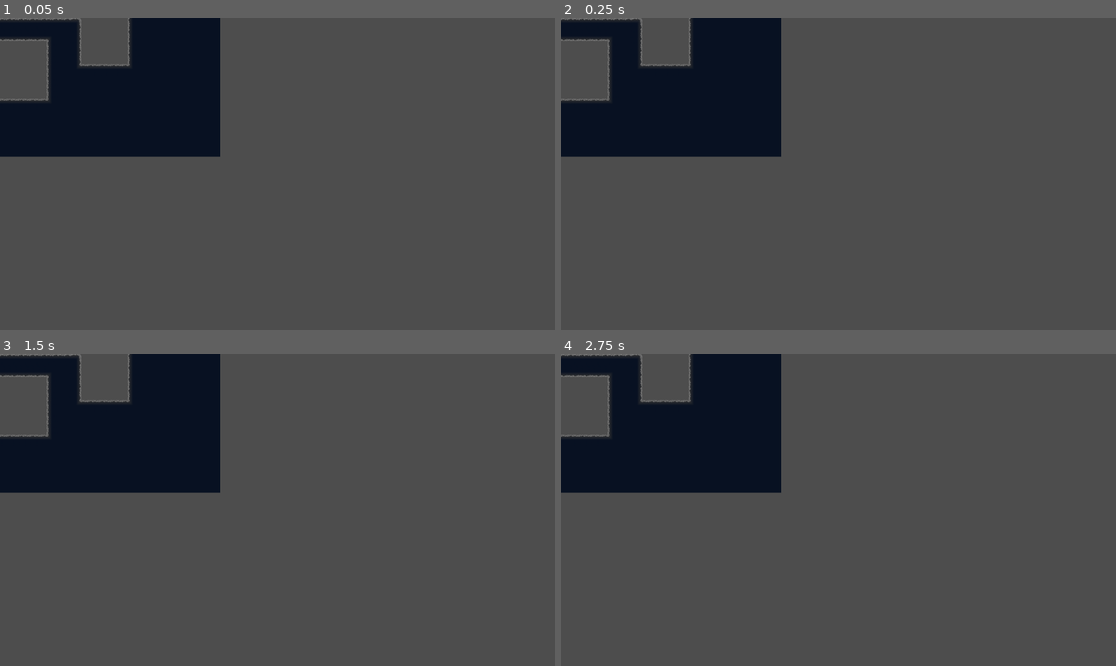
Above: before the commit, frames 1-4 (two rows, left to right).
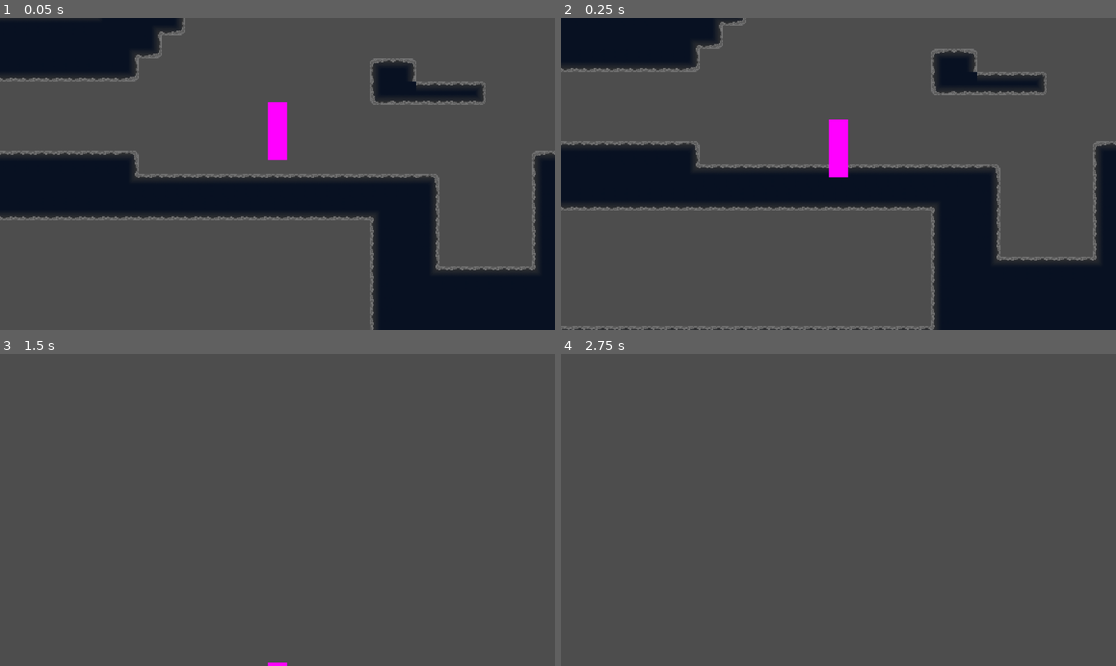
Above: after the commit, the same moments.

Repository: thebrightspark/PirateJam16-Game
Game: Godot game, scene res://Levels/main_test.tscn
Two runs of this game, one before a commit and one after it. Both use one fixed random seed, a clock stepped at 60 frames per second and the inputs below. Before the commit the project has no main scene; this scene is started directly in both runs.
Inputs:
- Up to frame 1 (0.05 s): no input
- Up to frame 2 (0.25 s): no input
- Up to frame 3 (1.5 s): hold D (Right, bound only after the commit) from 0.53 s (still down); tap Space (Jump, bound only after the commit) at 0.6, 0.77, 1.07, 1.35 s
- Up to frame 4 (2.75 s): tap Space (Jump, bound only after the commit) at 1.52, 1.82, 2.1 s; tap Enter at 2 s; release D (Right, bound only after the commit) at 2.03 s; hold A (Left, bound only after the commit) from 2.03 s (still down)

The runs differ from the first frame. In frame 1, 39% of the frame differs, in the area x 0-100%, y 0-100%; in frame 2, 39%; in frame 3, 15%; in frame 4, 15%.

Commit message:
Added player character

Diff:
--- a/Levels/main_test.tscn
+++ b/Levels/main_test.tscn
@@ -1,10 +1,31 @@
-[gd_scene load_steps=2 format=4 uid="uid://duc4g66hghsk4"]
+[gd_scene load_steps=5 format=4 uid="uid://duc4g66hghsk4"]
 
 [ext_resource type="TileSet" uid="uid://un2ciuhxt1p4" path="res://Assets/TileMap/LevelTileSet_01.tres" id="1_ra72m"]
+[ext_resource type="Script" path="res://Levels/player_controller.gd" id="2_4evqx"]
+
+[sub_resource type="CapsuleShape2D" id="CapsuleShape2D_74hco"]
+
+[sub_resource type="PlaceholderTexture2D" id="PlaceholderTexture2D_nyjlq"]
+size = Vector2(20, 60)
 
 [node name="Node2D" type="Node2D"]
 
 [node name="TileMapLayer" type="TileMapLayer" parent="."]
-position = Vector2(1, 0)
 tile_map_data = PackedByteArray("AAD6/wAAAQABAAAAAAD7/wAAAQABAAAAAAD+/wAAAQABAAAAAAD//wAAAQABAAAAAAAAAAAAAQABAAAAAAABAA …(16224 unchanged characters)…
 tile_set = ExtResource("1_ra72m")
+
+[node name="CharacterBody2D" type="CharacterBody2D" parent="TileMapLayer"]
+position = Vector2(0, -45)
+script = ExtResource("2_4evqx")
+
+[node name="CollisionShape2D" type="CollisionShape2D" parent="TileMapLayer/CharacterBody2D"]
+scale = Vector2(1, 2)
+shape = SubResource("CapsuleShape2D_74hco")
+
+[node name="Sprite2D" type="Sprite2D" parent="TileMapLayer/CharacterBody2D"]
+texture = SubResource("PlaceholderTexture2D_nyjlq")
+
+[node name="Camera2D" type="Camera2D" parent="TileMapLayer/CharacterBody2D"]
+position = Vector2(0, 45)
+zoom = Vector2(2, 2)
+position_smoothing_enabled = true
--- /dev/null
+++ b/Levels/player_controller.gd
@@ -0,0 +1,22 @@
+extends CharacterBody2D
+
+@export var SPEED = 300.0
+@export var JUMP_VELOCITY = -400.0
+
+func _physics_process(delta: float) -> void:
+	# Add the gravity.
+	if not is_on_floor():
+		velocity += get_gravity() * delta
+
+	# Handle jump.
+	if Input.is_action_just_pressed("Jump") and is_on_floor():
+		velocity.y = JUMP_VELOCITY
+
+	# Get the input direction and handle the movement/deceleration.
+	# As good practice, you should replace UI actions with custom gameplay actions.
+	if Input.is_action_just_released("Left"):
+		velocity.x -= SPEED
+	elif Input.is_action_just_released("Right"):
+		velocity.x += SPEED
+
+	move_and_slide()
--- a/project.godot
+++ b/project.godot
@@ -1,10 +1,57 @@
+; Engine configuration file.
+; It's best edited using the editor UI and not directly,
+; since the parameters that go here are not all obvious.
+;
+; Format:
+;   [section] ; section goes between []
+;   param=value ; assign values to parameters
+
 config_version=5
 
 [application]
 
 config/name="WizPunk"
+run/main_scene="res://Levels/main_test.tscn"
 config/features=PackedStringArray("4.3", "GL Compatibility")
 config/icon="res://icon.svg"
+
+[dotnet]
+
+project/assembly_name="WizPunk"
+
+[input]
+
+Left={
+"deadzone": 0.5,
+"events": [Object(InputEventKey,"resource_local_to_scene":false,"resource_name":"","device":-1,"window_id":0,"alt_pressed":false,"shift_pressed":false,"ctrl_pressed":false,"meta_pressed":false,"pressed":false,"keycode":0,"physical_keycode":65,"key_label":0,"unicode":97,"location":0,"echo":false,"script":null)
+]
+}
+Right={
+"deadzone": 0.5,
+"events": [Object(InputEventKey,"resource_local_to_scene":false,"resource_name":"","device":-1,"window_id":0,"alt_pressed":false,"shift_pressed":false,"ctrl_pressed":false,"meta_pressed":false,"pressed":false,"keycode":0,"physical_keycode":68,"key_label":0,"unicode":100,"location":0,"echo":false,"script":null)
+]
+}
+Jump={
+"deadzone": 0.5,
+"events": [Object(InputEventKey,"resource_local_to_scene":false,"resource_name":"","device":-1,"window_id":0,"alt_pressed":false,"shift_pressed":false,"ctrl_pressed":false,"meta_pressed":false,"pressed":false,"keycode":0,"physical_keycode":32,"key_label":0,"unicode":32,"location":0,"echo":false,"script":null)
+]
+}
+Attack={
+"deadzone": 0.5,
+"events": [Object(InputEventMouseButton,"resource_local_to_scene":false,"resource_name":"","device":-1,"window_id":0,"alt_pressed":false,"shift_pressed":false,"ctrl_pressed":false,"meta_pressed":false,"button_mask":0,"position":Vector2(0, 0),"global_position":Vector2(0, 0),"factor":1.0,"button_index":1,"canceled":false,"pressed":false,"double_click":false,"script":null)
+]
+}
+Menu={
+"deadzone": 0.5,
+"events": [Object(InputEventKey,"resource_local_to_scene":false,"resource_name":"","device":0,"window_id":0,"alt_pressed":false,"shift_pressed":false,"ctrl_pressed":false,"meta_pressed":false,"pressed":false,"keycode":0,"physical_keycode":4194305,"key_label":0,"unicode":0,"location":0,"echo":false,"script":null)
+]
+}
+Inventory={
+"deadzone": 0.5,
+"events": [Object(InputEventKey,"resource_local_to_scene":false,"resource_name":"","device":-1,"window_id":0,"alt_pressed":false,"shift_pressed":false,"ctrl_pressed":false,"meta_pressed":false,"pressed":false,"keycode":0,"physical_keycode":4194306,"key_label":0,"unicode":0,"location":0,"echo":false,"script":null)
+, Object(InputEventKey,"resource_local_to_scene":false,"resource_name":"","device":-1,"window_id":0,"alt_pressed":false,"shift_pressed":false,"ctrl_pressed":false,"meta_pressed":false,"pressed":false,"keycode":0,"physical_keycode":69,"key_label":0,"unicode":101,"location":0,"echo":false,"script":null)
+]
+}
 
 [rendering]
 
